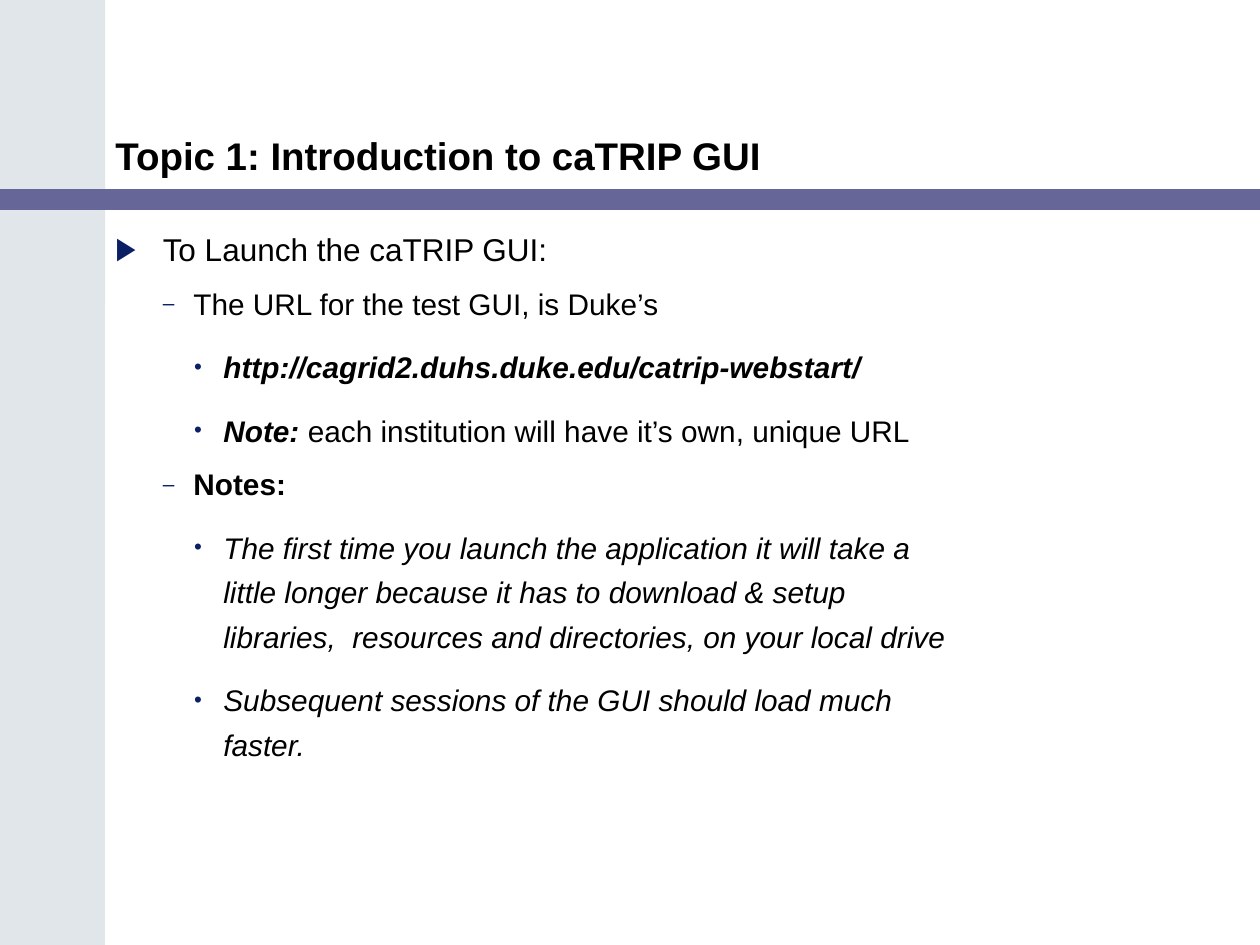
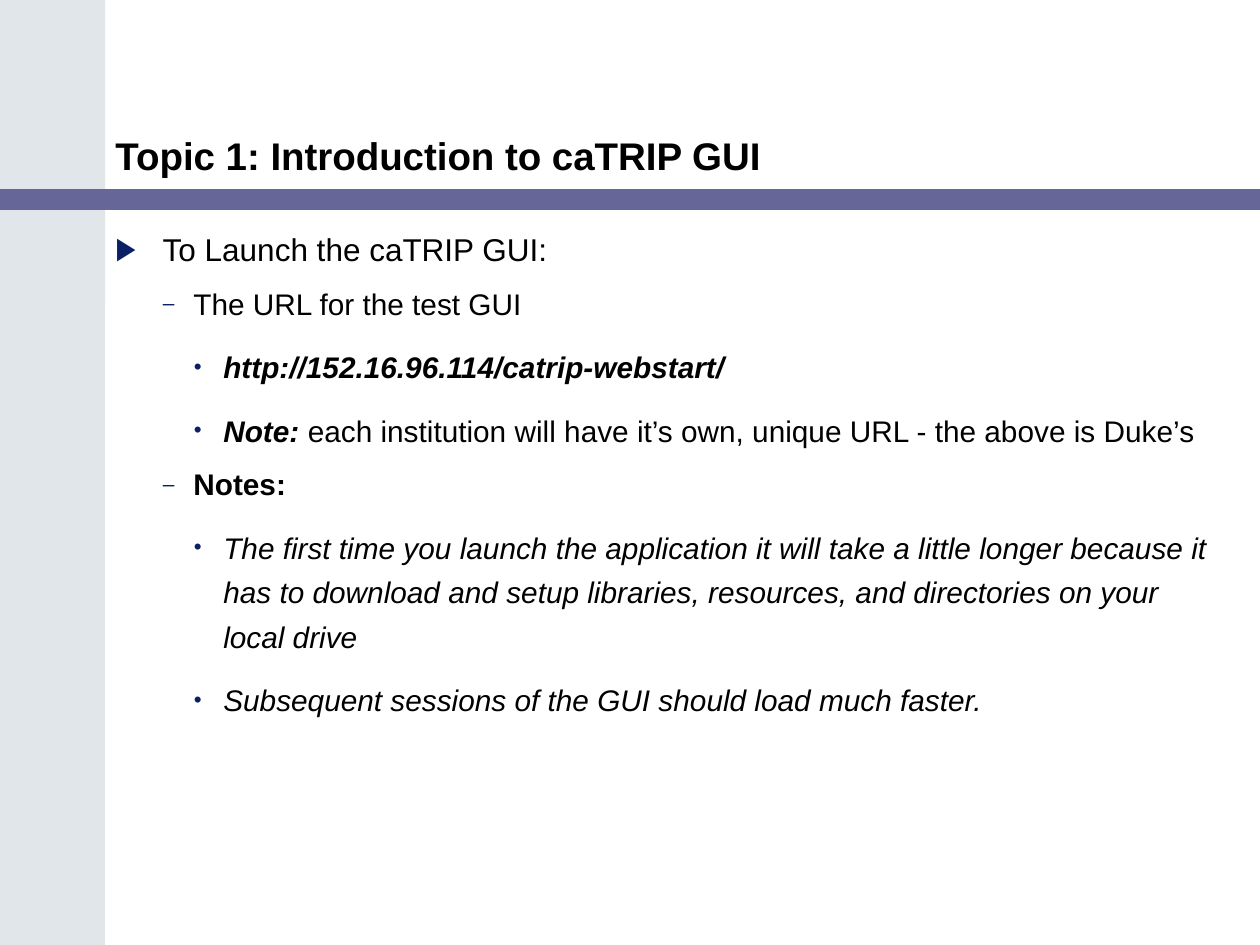
Before and after one commit to NCIP/catrip, a slide deck: slide 9 of catrip/documentation/training/caTRIP_Training_Module.ppt (slide 10 before the commit). Drawn at 1260x945 pixels with LibreOffice and Linux fonts; fonts in the diff are those of the drawing. Boxes give left, top, right and bottom in pixels: in the first picture for what was removed or moved away, otherwise in the second. Text is boxed around its words. In the diff, an @@ line names an element or a change of style, - is before the commit and + after.

```diff
--- a/catrip/documentation/training/caTRIP_Training_Module.ppt
+++ b/catrip/documentation/training/caTRIP_Training_Module.ppt
@@ text at (x1=193, y1=293, x2=1195, y2=447): text changed @@
-  – The URL for the test GUI, is Duke’s
-    • http://cagrid2.duhs.duke.edu/catrip-webstart/
-    • Note: each institution will have it’s own, unique URL
+  – The URL for the test GUI
+    • http://152.16.96.114/catrip-webstart/
+    • Note: each institution will have it’s own, unique URL - the above is Duke’s
@@ text at (x1=223, y1=537, x2=1206, y2=649): text changed @@
-    • The first time you launch the application it will take a little longer because it has to download & setup libraries, resources and directories, on your local drive
+    • The first time you launch the application it will take a little longer because it has to download and setup libraries, resources, and directories on your local drive
```
Also in this commit, not shown: 20 other slides changed, 18 slides added, 6 slides removed.
